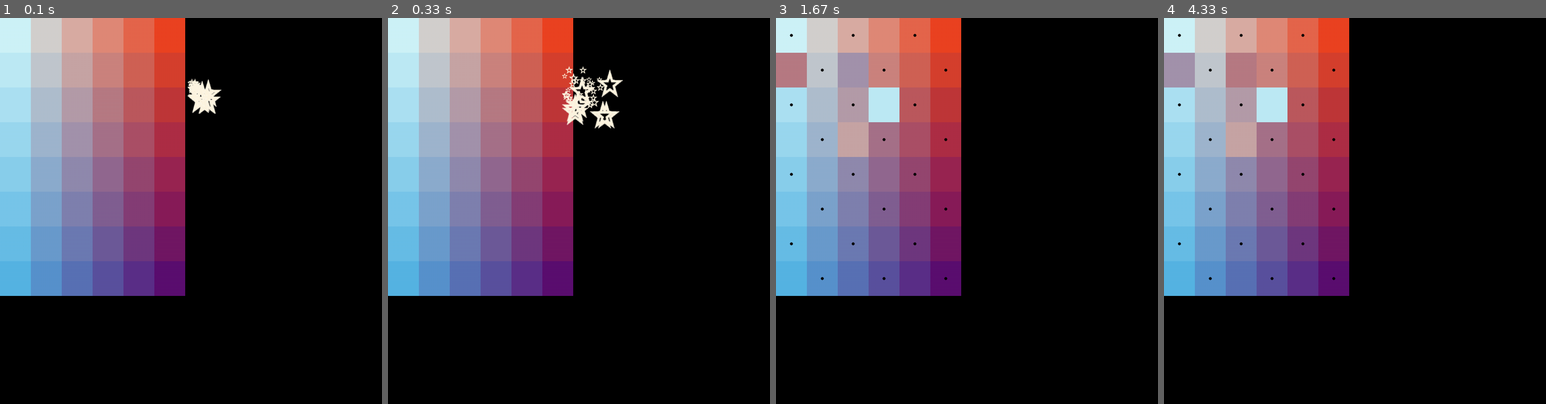
Above: before the commit, frames 1-4 (left to right).
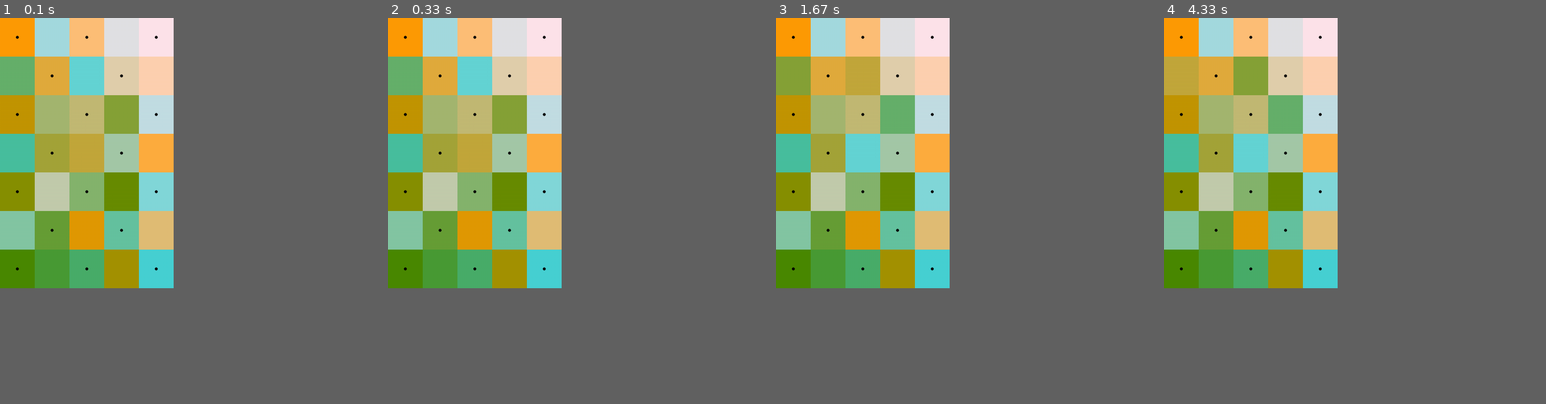
Above: after the commit, the same moments.

Repository: Angelina-ainel/PyGame-Project
Game: pygame game, started from field.py
The game is run twice, just before and just after one commit, with the same random seed, the same clock (stepped at 60 frames per second) and the same inputs.
Inputs (mouse positions are in pixels of both pictures, inside the frame that each line leads up to):
- Up to frame 1 (0.1 s): no input
- Up to frame 2 (0.33 s): no input
- Up to frame 3 (1.67 s): press the mouse at (863, 153) at 0.37 s; move the mouse to (860, 114) at 0.47 s; release the mouse at (856, 79) at 0.6 s; press the mouse at (791, 75) at 1.2 s; move the mouse to (840, 95) at 1.3 s; release the mouse at (890, 114) at 1.43 s
- Up to frame 4 (4.33 s): press the mouse at (1179, 75) at 4.03 s; move the mouse to (1213, 72) at 4.13 s; release the mouse at (1248, 64) at 4.27 s
In our replay, the window is 891x900 before the commit and 405x630 after it. These sizes can differ from the game's own. Grey fills any space a smaller window leaves; there, only what the larger window draws over its background counts as a difference.

The runs differ from the first frame. In frame 1, 35% of the frame differs, in the area x 0-59%, y 0-72%; in frame 2, 36%, in the area x 0-62%, y 0-72%; in frame 3, 35%; in frame 4, 35%.

Commit message:
have made images of levels and termination after animation

Diff:
--- a/field.py
+++ b/field.py
@@ -13,7 +13,7 @@
 
 
 pg.init()
-width, height = size = 990, 1000
+width, height = size = 450, 700
 screen = pg.display.set_mode(size)
 count = 0
 
@@ -166,11 +166,18 @@
         print(f"Файл с изображением '{fullname}' не найден")
         sys.exit()
     image = pg.image.load(fullname)
+    if colorkey is not None:
+        image = image.convert()
+        if colorkey == -1:
+            colorkey = image.get_at((0, 0))
+        image.set_colorkey(colorkey)
+    else:
+        image = image.convert_alpha()
     return image
 
 
 class Particle(pg.sprite.Sprite):
-    fire = [load_image("star2.png")]
+    fire = [load_image("star.png")]
     for scale in (15, 20, 25):
         fire.append(pg.transform.scale(fire[0], (scale, scale)))
 
@@ -181,7 +188,6 @@
         self.velocity = [dx, dy]
         self.rect.x, self.rect.y = pos
 
-        # гравитация будет одинаковой (значение константы)
         self.gravity = 0.08
 
     def update(self):
@@ -194,33 +200,32 @@
 
 def create_particles(position, group):
     particle_count = 35
-    numbers = range(-5, 6)
+    numbers = range(-6, 7)
     for _ in range(particle_count):
         Particle(position, random.choice(numbers), random.choice(numbers))
 
 
 if __name__ == '__main__':
-    lt = np.array(ImageColor.getcolor('#CEF3F9', "RGB"))
-    rt = np.array(ImageColor.getcolor('#EC4422', "RGB"))
-    lb = np.array(ImageColor.getcolor('#53AFDE', "RGB"))
-    rb = np.array(ImageColor.getcolor('#5B0A6F', "RGB"))
+    lt = np.array(ImageColor.getcolor('#FF9C06', "RGB"))
+    rt = np.array(ImageColor.getcolor('#FFE5EC', "RGB"))
+    lb = np.array(ImageColor.getcolor('#488700', "RGB"))
+    rb = np.array(ImageColor.getcolor('#41CFD4', "RGB"))
     all_sprites = pg.sprite.Group()
-    stars = pg.sprite.Group()
-    level = Field(6, 8, lt, rt, lb, rb, 'chess')
-    level.set_view(0, 0, (80, 90))
+    level = Field(5, 7, lt, rt, lb, rb, 'chess')
+    level.set_view(0, 0, (90, 100))
     running = True
-    pushed = False
     level.render()
     screen2 = pg.Surface(size)
-    level_helping = Field(6, 8, lt, rt, lb, rb, 'no_fixed')
-    level_helping.set_view(0, 0, (80, 90))
+    level_helping = Field(5, 7, lt, rt, lb, rb, 'no_fixed')
+    level_helping.set_view(0, 0, (90, 100))
     level_helping.render()
     level_helping.sprite_group1.draw(screen2)
-    # level.mix_elements()
+    level.mix_elements()
 
     fps = 30
     clock = pg.time.Clock()
     create_particles((width // 2, height // 6), all_sprites)
+    time = 0
     while running:
         for event in pg.event.get():
             if event.type == pg.QUIT:
@@ -228,14 +233,16 @@
             level.sprite_group1.update(event)
         screen.fill((0, 0, 0))
         level.sprite_group1.draw(screen)
-        if [sprite.id for sprite in level.sprite_group2.sprites()] == list(range(1, 6 * 8 + 1)):  # width * height + 1
+        if [sprite.id for sprite in level.sprite_group2.sprites()] == list(range(1, 5 * 7 + 1)):  # width * height + 1
             all_sprites.update()
             screen.blit(screen2, (0, 0))
             all_sprites.draw(screen)
-            # print('Змечательно! вы завершили уровень!')
-            # running = False
             t = clock.tick(fps)
+            if not all_sprites:
+                running = False
         pg.display.flip()
+    print(time)
+    print('Змечательно! вы завершили уровень!')
     print(count)
     count = 0
     pg.quit()
--- a/testing.py
+++ b/testing.py
@@ -153,27 +153,24 @@
 
 
 pg.init()
-width, height = size = 250, 350
-screen = pg.Surface(size)
-con = sqlite3.connect("color_schemes.db")
-query = """SELECT levels.left_top, levels.right_top, levels.left_bottom, levels.right_bottom, levels.size,
-templates.type, difficulties.difficulty
+con = sqlite3.connect("color_schemes2.db")
+query = """SELECT levels.id, levels.left_top, levels.right_top, levels.left_bottom, levels.right_bottom, levels.size,
+levels.cell_size, templates.type, difficulties.difficulty
 FROM levels INNER JOIN templates ON templates.id = levels.template
 INNER JOIN difficulties ON difficulties.id = levels.difficulty
 """
 result = con.cursor().execute(query).fetchall()
-# print(result)
-field1 = result[0]
-size = list(map(int, field1[4].split('*')))
-lt = np.array(ImageColor.getcolor(field1[0], "RGB"))
-rt = np.array(ImageColor.getcolor(field1[1], "RGB"))
-lb = np.array(ImageColor.getcolor(field1[2], "RGB"))
-rb = np.array(ImageColor.getcolor(field1[3], "RGB"))
-level = Field(5, 7, lt, rt, lb, rb, field1[5])
-level.set_view(0, 0, (50, 50))
-level.render()
-# screen.fill((0, 0, 0))
-level.sprite_group1.draw(screen)
-# pg.display.flip()
-image = pg.transform.scale(screen, (300, 450))
-pg.image.save(image, 'data/beginner_1.jpg')
+for level in result:
+    size = list(map(int, level[5].split('*')))
+    cell_size = list(map(int, level[6].split('*')))
+    screen = pg.Surface((size[0] * cell_size[0], size[1] * cell_size[1]))
+    left_top = np.array(ImageColor.getcolor(level[1], "RGB"))
+    right_top = np.array(ImageColor.getcolor(level[2], "RGB"))
+    left_bottom = np.array(ImageColor.getcolor(level[3], "RGB"))
+    right_bottom = np.array(ImageColor.getcolor(level[4], "RGB"))
+    scheme = Field(size[0], size[1], left_top, right_top, left_bottom, right_bottom, level[7])
+    scheme.set_view(0, 0, cell_size)
+    scheme.render()
+    scheme.sprite_group1.draw(screen)
+    image = pg.transform.scale(screen, (300, 450))
+    pg.image.save(image, 'data/' + level[-1] + '_' + str(level[0]) + '.jpg')
Binary file added: color_schemes2.db
Binary file added: data/beginner_1.jpg
Binary file added: data/beginner_16.jpg
Binary file added: data/beginner_17.jpg
Binary file added: data/beginner_2.jpg
Binary file added: data/beginner_3.jpg
Binary file added: data/easy_4.jpg
Binary file added: data/easy_5.jpg
Binary file added: data/easy_6.jpg
Binary file added: data/expert_13.jpg
Binary file added: data/expert_14.jpg
Binary file added: data/expert_15.jpg
(and 8 more such lines)
